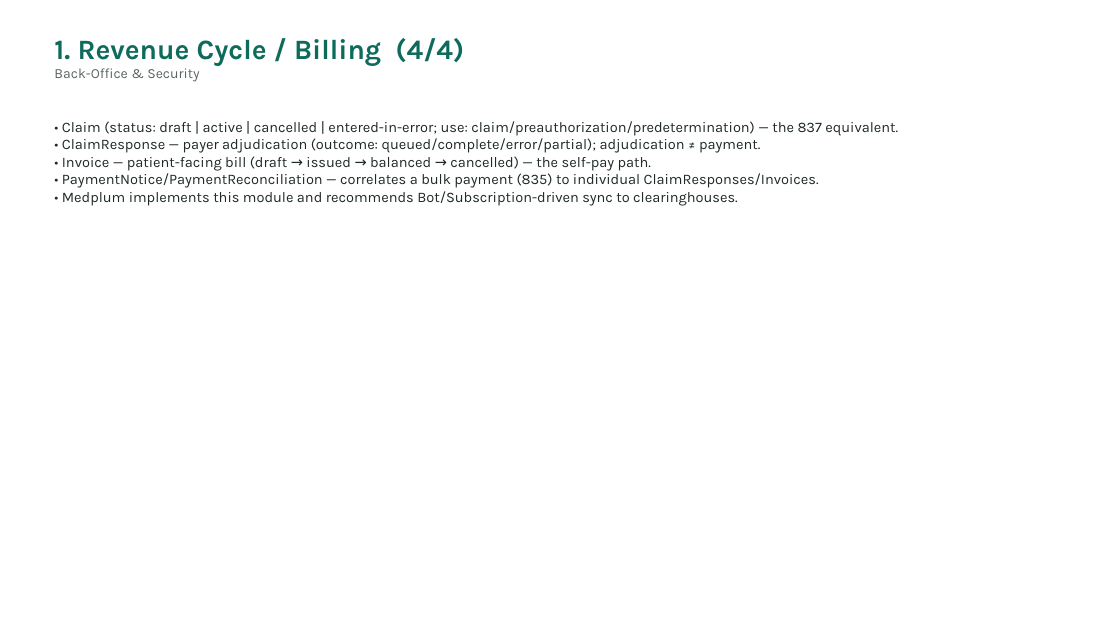
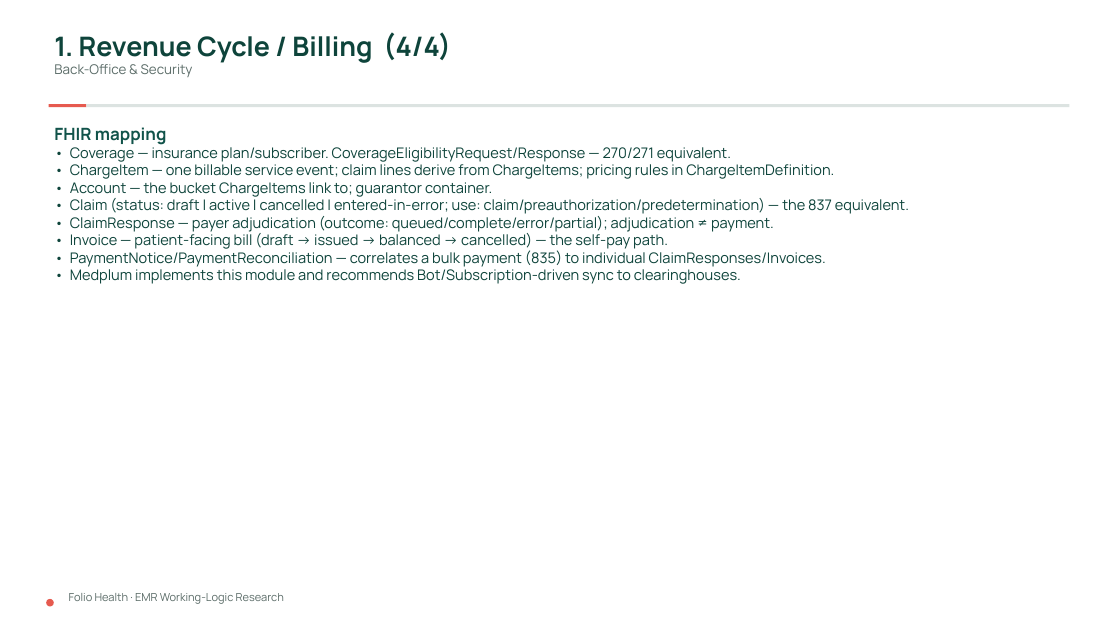
Before and after one commit to Folio-Health/Folio-Health-prototype, a slide deck: slide 42 of folio-health/docs/research/EMR-Working-Logic-Research.pptx (slide 40 before the commit). Drawn at 1120x630 pixels with LibreOffice and Linux fonts; fonts in the diff are those of the drawing. Boxes give left, top, right and bottom in pixels: in the first picture for what was removed or moved away, otherwise in the second. Text is boxed around its words. In the diff, an @@ line names an element or a change of style, - is before the commit and + after.

```diff
--- a/folio-health/docs/research/EMR-Working-Logic-Research.pptx
+++ b/folio-health/docs/research/EMR-Working-Logic-Research.pptx
@@ text "1. Revenue Cycle / Billing ..." at box(54, 32, 451, 77): size 24 to 23 pt, text colour #0E6B5C to #0E443B in "1. Revenue Cycle / Billing (4/4)"; font Karla to Manrope; size 12 to 11.5 pt, text colour #5A6663 to #5C6D69 in "Back-Office & Security" @@
@@ rectangle added at box(49, 104, 87, 108), fill #E65A4F @@
@@ rectangle added at box(87, 104, 1070, 108), fill #DCE3E1 @@
@@ text at box(54, 127, 834, 197): paragraphs added @@
+FHIR mapping
+• Coverage — insurance plan/subscriber. CoverageEligibilityRequest/Response — 270/271 equivalent.
+• ChargeItem — one billable service event; claim lines derive from ChargeItems; pricing rules in ChargeItemDefinition.
+• Account — the bucket ChargeItems link to; guarantor container.
@@ text at box(70, 198, 909, 284): font Karla to Manrope, text colour #1F2A28 to #0E443B in "• Claim (status: draft | active | ...", "• ClaimResponse — payer adjudication (outcome: queued/comple ...", "• Invoice — patient-facing bill (draft → ...", "• PaymentNotice/PaymentReconciliation — correlates a bulk pa ..." and 1 more places @@
@@ ellipse added at box(46, 599, 54, 607), fill #E65A4F @@
@@ text added at box(69, 593, 284, 604), 9.5 pt, text #5C6D69 @@
+Folio Health · EMR Working-Logic Research
```
Also in this commit, not shown: 53 other slides changed, 3 slides added, 2 other files.
